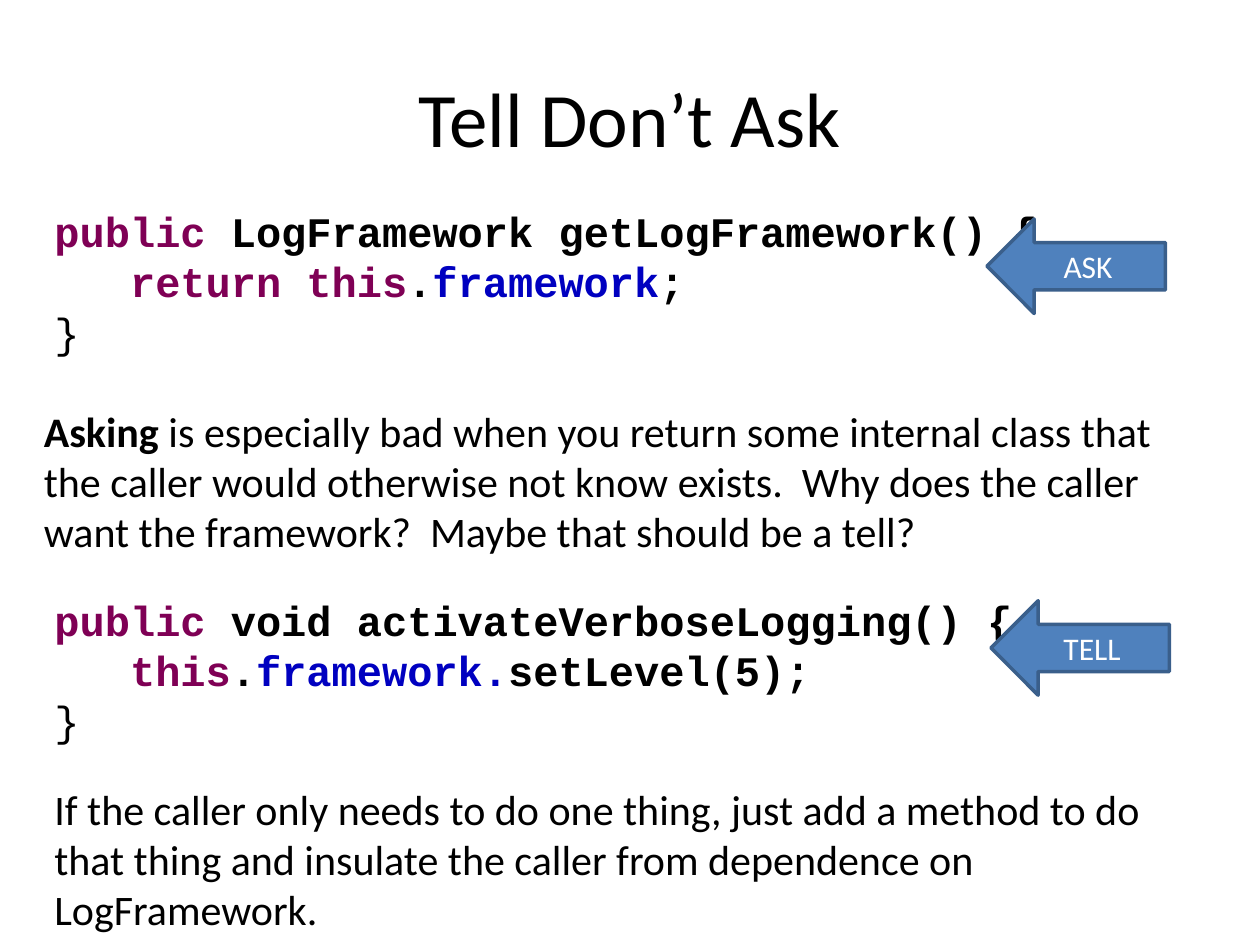
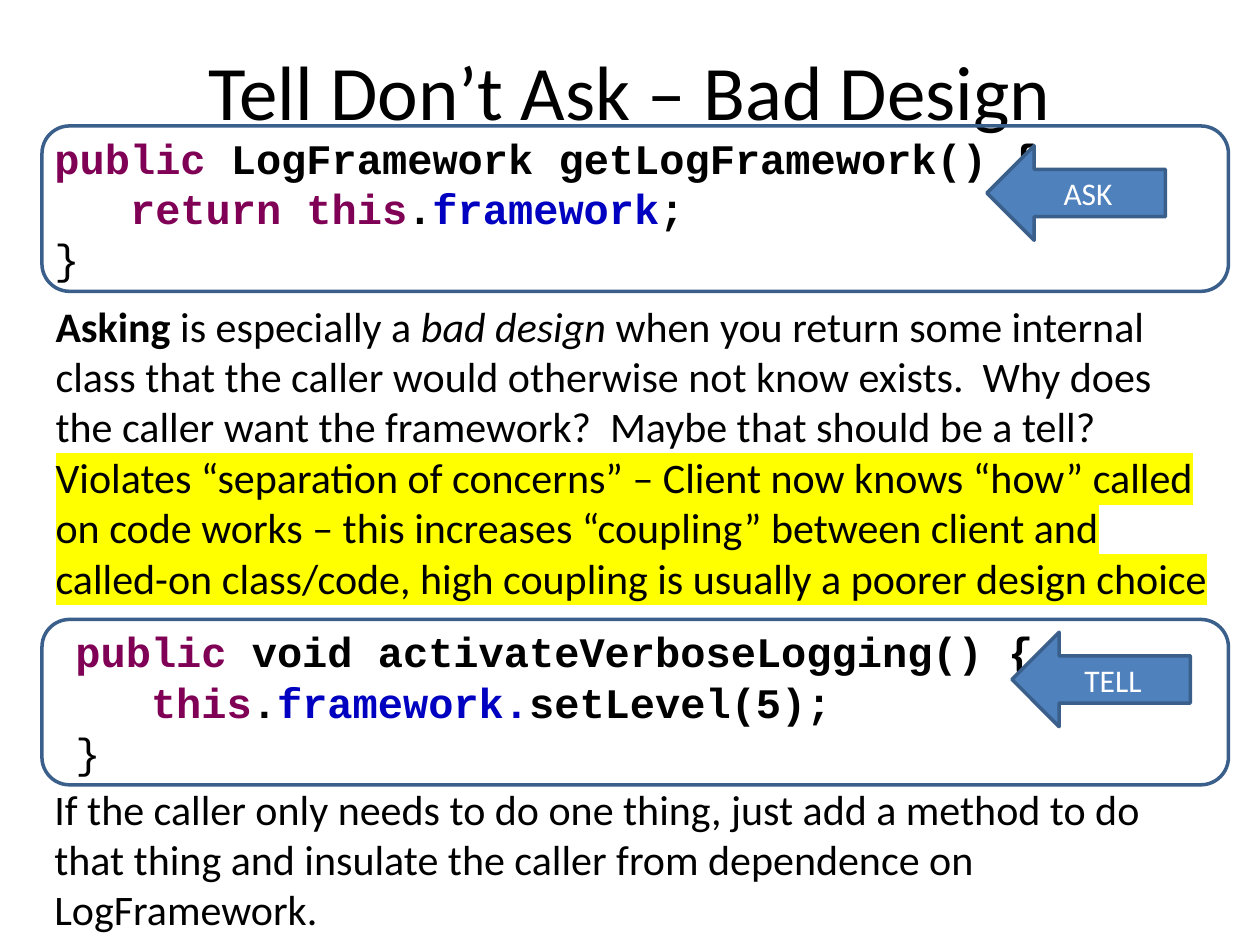
Before and after one commit to RHIT-CSSE/csse220, a slide deck: slide 11 of ClassMaterials/CohesionAndCoupling/Slides/Cohesion_And_Coupling.pptx. Drawn at 1260x945 pixels with LibreOffice and Linux fonts; fonts in the diff are those of the drawing. Boxes give left, top, right and bottom in pixels: in the first picture for what was removed or moved away, otherwise in the second. Text is boxed around its words. In the diff, an @@ line names an element or a change of style, - is before the commit and + after.

Commit message:
slides

```diff
--- a/ClassMaterials/CohesionAndCoupling/Slides/Cohesion_And_Coupling.pptx
+++ b/ClassMaterials/CohesionAndCoupling/Slides/Cohesion_And_Coupling.pptx
@@ title at [208,66,1050,134]: text changed @@
-Tell Don’t Ask
+Tell Don’t Ask – Bad Design
@@ text "public LogFramework getLogFramework() {": place and size @@
-text "public LogFramework getLogFramework() {" at [54,216,988,305]
+text "public LogFramework getLogFramework() {" at [54,143,988,232]
@@ rounded rectangle added at [42,126,1228,291], outline #3A5F8C 2 pt @@
@@ left arrow "ASK": place and size @@
-left arrow "ASK" at [987,219,1166,314]
+left arrow "ASK" at [987,146,1166,241]
@@ text at [56,312,1206,602]: text changed @@
-Asking is especially bad when you return some internal class that the caller would otherwise not know exists. Why does the caller want the framework? Maybe that should be a tell?
+Asking is especially a bad design when you return some internal class that the caller would otherwise not know exists. Why does the caller want the framework? Maybe that should be a tell?
+Violates “separation of concerns” – Client now knows “how” called on code works – this increases “coupling” between client and called-on class/code, high coupling is usually a poorer design choice
@@ rounded rectangle added at [42,620,1228,785], outline #3A5F8C 2 pt @@
@@ text "public void activateVerboseLogging() {": place and size @@
-text "public void activateVerboseLogging() {" at [54,605,962,695]
+text "public void activateVerboseLogging() {" at [75,637,983,727]
@@ left arrow "TELL": place and size @@
-left arrow "TELL" at [992,601,1171,696]
+left arrow "TELL" at [1012,633,1191,727]
```
Also in this commit, not shown: 28 other slides changed, 9 slides added.
